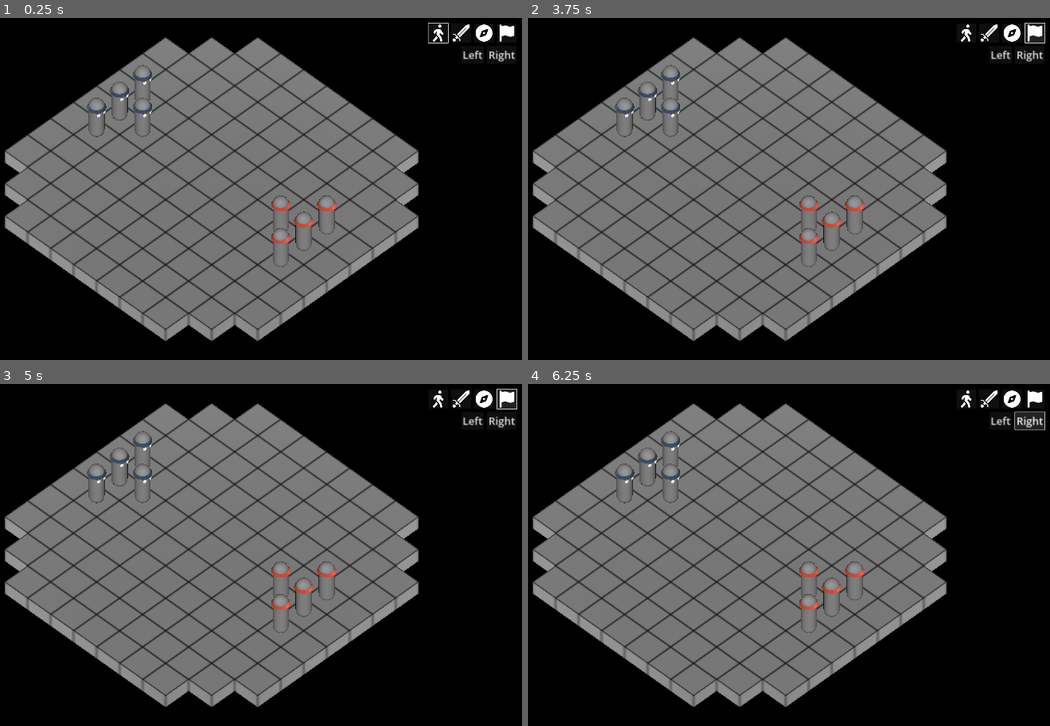
Above: before the commit, frames 1-4 (two rows, left to right).
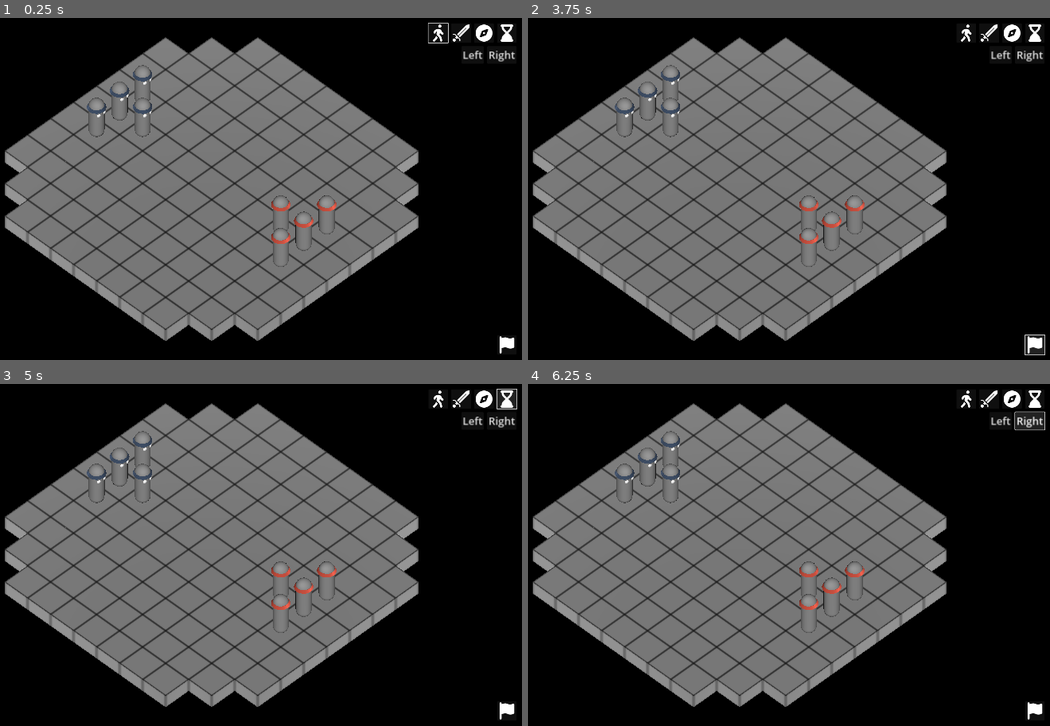
Above: after the commit, the same moments.

Repository: telmotrooper/meagre-tactics
Game: Godot game, scene res://main.tscn
Two runs of this game, one before a commit and one after it. Both use one fixed random seed, a clock stepped at 60 frames per second and the inputs below.
Inputs (mouse positions are in pixels of both pictures, inside the frame that each line leads up to; where the layout moved, square brackets give the same spot in the first picture):
- Up to frame 1 (0.25 s): no input
- Up to frame 2 (3.75 s): click (966, 31) at 0.52 s; click (966, 31) at 1.27 s; click (1013, 31) at 2.02 s; click (1013, 31) at 2.77 s; click (1034, 346) [1034, 31] at 3.5 s
- Up to frame 3 (5 s): click (506, 397) at 4.27 s
- Up to frame 4 (6.25 s): click "Left" at 5 s; click "Right" at 5.75 s

The runs differ from the first frame. In frame 1, 0.2% of the frame differs, in the area x 95-99%, y 1-99%; in frame 2, 0.4%, in the area x 95-100%, y 1-99%; in frame 3, 0.2%; in frame 4, 0.2%.

Commit message:
added button to end turn

Diff:
--- a/main.tscn
+++ b/main.tscn
@@ -8,6 +8,7 @@
 [ext_resource type="Texture2D" uid="uid://ciyp1bil8gpwc" path="res://ui/icons/person_walking_solid_fontawesome.svg" id="6_noigk"]
 [ext_resource type="Texture2D" uid="uid://di2b1a8dths6l" path="res://ui/icons/sword_svgrepo.svg" id="7_r4f44"]
 [ext_resource type="Texture2D" uid="uid://bakrcnvpwphm1" path="res://ui/icons/compass_solid_fontawesome.svg" id="8_8ni02"]
+[ext_resource type="Texture2D" uid="uid://cmbtn5q8jjcne" path="res://ui/icons/hourglass_end_solid_fontawesome.svg" id="9_3chcp"]
 [ext_resource type="Texture2D" uid="uid://by8h6e7prfgao" path="res://ui/icons/flag_solid_fontawesome.svg" id="9_cxhl0"]
 
 [sub_resource type="Environment" id="Environment_loftu"]
@@ -85,6 +86,8 @@
 
 [node name="VBoxContainer" type="VBoxContainer" parent="UI/MarginContainer"]
 layout_mode = 2
+size_flags_horizontal = 8
+size_flags_vertical = 0
 
 [node name="TurnButtons" type="HBoxContainer" parent="UI/MarginContainer/VBoxContainer"]
 unique_name_in_owner = true
@@ -92,7 +95,7 @@
 size_flags_horizontal = 8
 size_flags_vertical = 0
 
-[node name="WalkButton" type="Button" parent="UI/MarginContainer/VBoxContainer/TurnButtons"]
+[node name="MoveButton" type="Button" parent="UI/MarginContainer/VBoxContainer/TurnButtons"]
 layout_mode = 2
 icon = ExtResource("6_noigk")
 icon_alignment = 1
@@ -102,26 +105,26 @@
 icon = ExtResource("7_r4f44")
 icon_alignment = 1
 
-[node name="DirectionButton" type="Button" parent="UI/MarginContainer/VBoxContainer/TurnButtons"]
+[node name="TurnButton" type="Button" parent="UI/MarginContainer/VBoxContainer/TurnButtons"]
 layout_mode = 2
 icon = ExtResource("8_8ni02")
 icon_alignment = 1
 
-[node name="SurrenderButton" type="Button" parent="UI/MarginContainer/VBoxContainer/TurnButtons"]
+[node name="EndTurnButton" type="Button" parent="UI/MarginContainer/VBoxContainer/TurnButtons"]
 layout_mode = 2
-icon = ExtResource("9_cxhl0")
+icon = ExtResource("9_3chcp")
 icon_alignment = 1
 
-[node name="HBoxContainer2" type="HBoxContainer" parent="UI/MarginContainer/VBoxContainer"]
+[node name="CameraButtons" type="HBoxContainer" parent="UI/MarginContainer/VBoxContainer"]
 layout_mode = 2
 size_flags_horizontal = 8
 size_flags_vertical = 0
 
-[node name="LeftButton" type="Button" parent="UI/MarginContainer/VBoxContainer/HBoxContainer2"]
+[node name="LeftButton" type="Button" parent="UI/MarginContainer/VBoxContainer/CameraButtons"]
 layout_mode = 2
 text = "Left"
 
-[node name="RightButton" type="Button" parent="UI/MarginContainer/VBoxContainer/HBoxContainer2"]
+[node name="RightButton" type="Button" parent="UI/MarginContainer/VBoxContainer/CameraButtons"]
 layout_mode = 2
 text = "Right"
 
@@ -135,5 +138,12 @@
 text = "Soldier (Blue)
 HP: 10/10"
 
-[connection signal="pressed" from="UI/MarginContainer/VBoxContainer/HBoxContainer2/LeftButton" to="CameraPivot" method="rotate_camera" binds= [-90.0]]
-[connection signal="pressed" from="UI/MarginContainer/VBoxContainer/HBoxContainer2/RightButton" to="CameraPivot" method="rotate_camera" binds= [90.0]]
+[node name="SurrenderButton" type="Button" parent="UI/MarginContainer"]
+layout_mode = 2
+size_flags_horizontal = 8
+size_flags_vertical = 8
+icon = ExtResource("9_cxhl0")
+icon_alignment = 1
+
+[connection signal="pressed" from="UI/MarginContainer/VBoxContainer/CameraButtons/LeftButton" to="CameraPivot" method="rotate_camera" binds= [-90.0]]
+[connection signal="pressed" from="UI/MarginContainer/VBoxContainer/CameraButtons/RightButton" to="CameraPivot" method="rotate_camera" binds= [90.0]]
--- /dev/null
+++ b/ui/icons/hourglass_end_solid_fontawesome.svg
@@ -0,0 +1,39 @@
+<?xml version="1.0" encoding="UTF-8" standalone="no"?>
+<svg
+   viewBox="0 0 512 512"
+   version="1.1"
+   id="svg1"
+   sodipodi:docname="hourglass_end_solid_fontawesome.svg"
+   inkscape:version="1.4 (e7c3feb100, 2024-10-09)"
+   width="512"
+   height="512"
+   xmlns:inkscape="http://www.inkscape.org/namespaces/inkscape"
+   xmlns:sodipodi="http://sodipodi.sourceforge.net/DTD/sodipodi-0.dtd"
+   xmlns="http://www.w3.org/2000/svg"
+   xmlns:svg="http://www.w3.org/2000/svg">
+  <defs
+     id="defs1" />
+  <sodipodi:namedview
+     id="namedview1"
+     pagecolor="#ffffff"
+     bordercolor="#000000"
+     borderopacity="0.25"
+     inkscape:showpageshadow="2"
+     inkscape:pageopacity="0.0"
+     inkscape:pagecheckerboard="0"
+     inkscape:deskcolor="#d1d1d1"
+     inkscape:zoom="0.33559951"
+     inkscape:cx="232.41989"
+     inkscape:cy="977.35543"
+     inkscape:window-width="2192"
+     inkscape:window-height="1173"
+     inkscape:window-x="1920"
+     inkscape:window-y="0"
+     inkscape:window-maximized="1"
+     inkscape:current-layer="svg1" />
+  <!--!Font Awesome Free 6.7.2 by @fontawesome - https://fontawesome.com License - https://fontawesome.com/license/free Copyright 2024 Fonticons, Inc.-->
+  <path
+     d="m 95.95,0 c -17.7,0 -32,14.3 -32,32 0,17.7 14.3,32 32,32 v 11 c 0,42.4 16.9,83.1 46.9,113.1 l 67.8,67.9 -67.8,67.9 c -30,30 -46.9,70.7 -46.9,113.1 v 11 c -17.7,0 -32,14.3 -32,32 0,17.7 14.3,32 32,32 h 32 256 32 c 17.7,0 32,-14.3 32,-32 0,-17.7 -14.3,-32 -32,-32 v -11 c 0,-42.4 -16.9,-83.1 -46.9,-113.1 l -67.8,-67.9 67.9,-67.9 c 30,-30 46.9,-70.7 46.9,-113.1 V 64 c 17.7,0 32,-14.3 32,-32 0,-17.7 -14.3,-32 -32,-32 h -32.1 -256 z m 64,75 V 64 h 192 v 11 c 0,25.5 -10.1,49.9 -28.1,67.9 l -67.9,67.8 -67.9,-67.9 c -18,-17.9 -28.1,-42.4 -28.1,-67.8 z"
+     id="path1"
+     style="fill:#ffffff" />
+</svg>
Not shown: 1 places in main.tscn that only renumber resources
Not shown, added: ui/icons/hourglass_end_solid_fontawesome.svg.import
